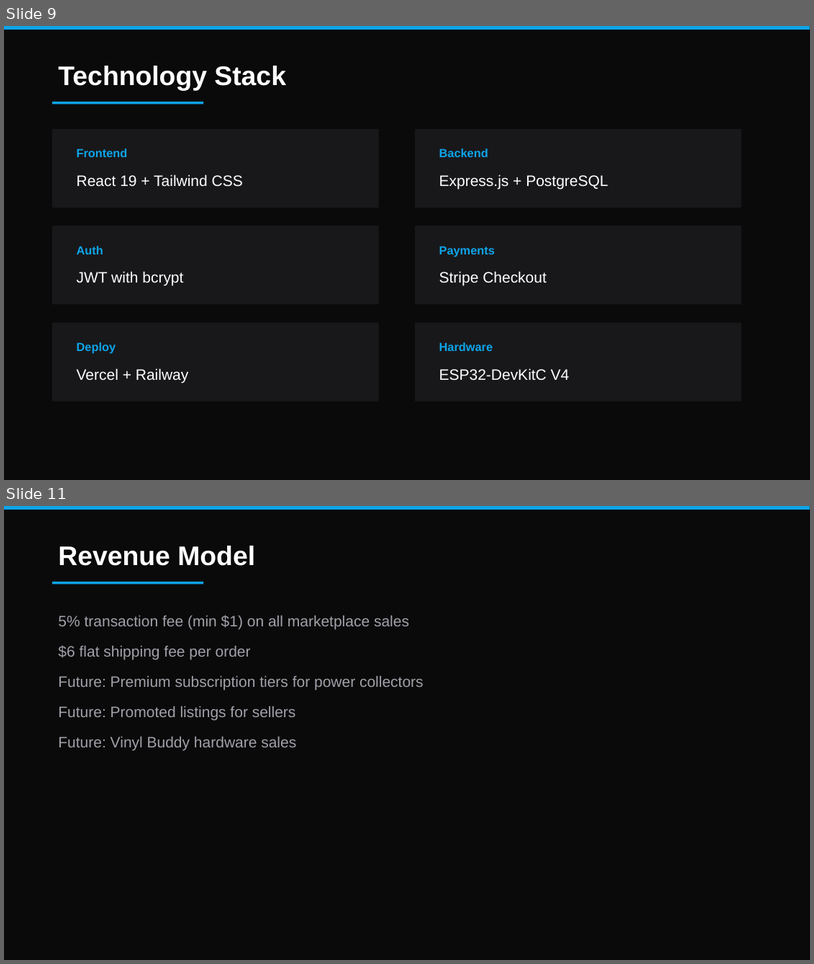
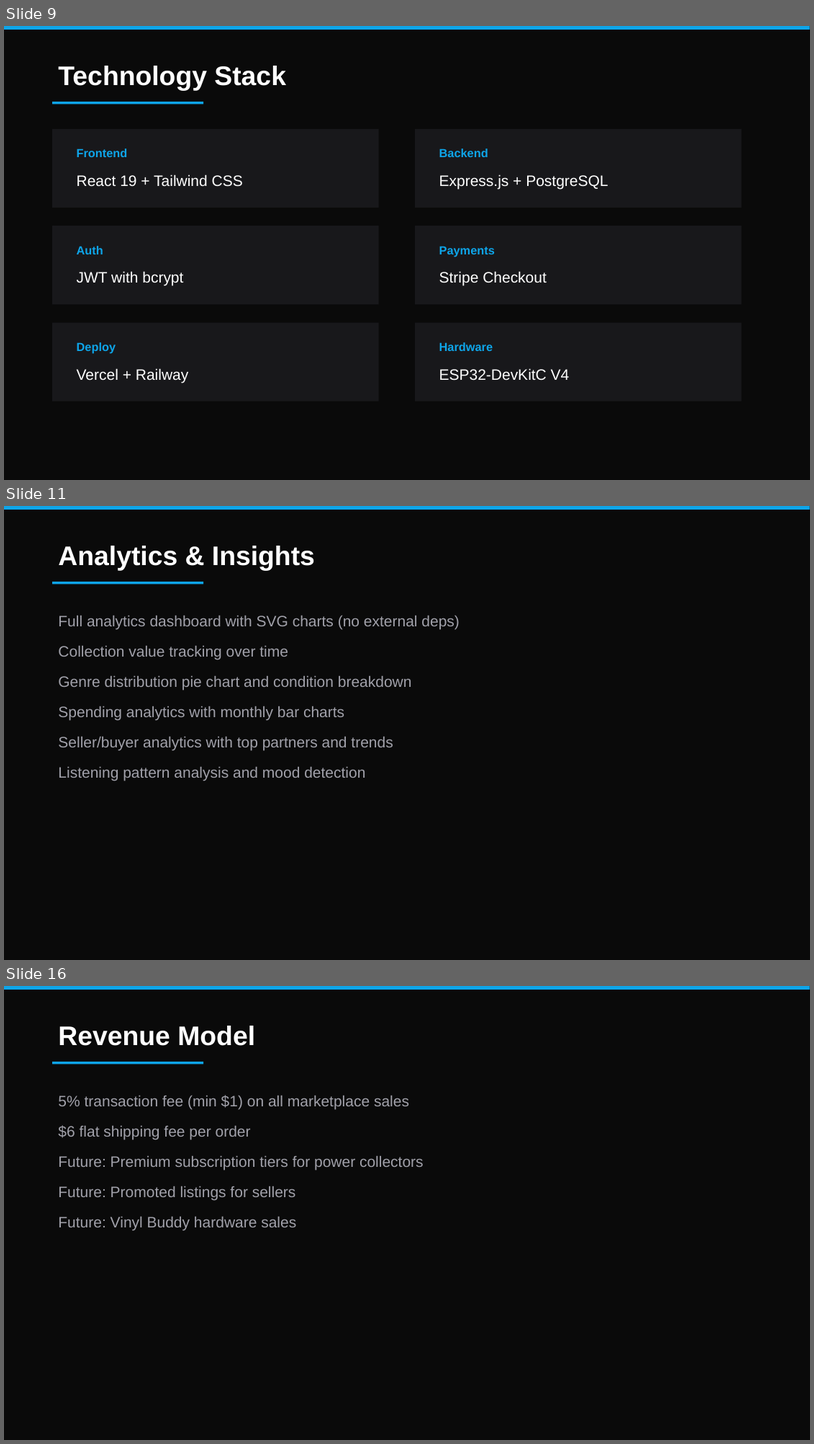
Before and after one commit to colelevy08/groovestack, a slide deck: GrooveStack_Overview.pptx. Shown one above the other, each under a label of ours: slides 9 and 11 before the commit, slides 9, 11 and 16 after it; the slides between them are not shown. The pictures are 814x964 and 814x1444 pixels, drawn with LibreOffice and Linux fonts; fonts in the diff are those of the drawing. Boxes give left, top, right and bottom in pixels: in the first picture for what was removed or moved away, otherwise in the second. Text is boxed around its words. In the diff, an @@ line names an element or a change of style, - is before the commit and + after.

```diff
--- a/GrooveStack_Overview.pptx
+++ b/GrooveStack_Overview.pptx
@@ slide 11 added at box(4, 506, 810, 960), background #0A0A0A @@
@@ rectangle added at box(4, 506, 810, 510), fill #0EA5E9 @@
@@ text added at box(58, 546, 315, 570), 32 pt, text #FFFFFF, bold @@
+Analytics & Insights
@@ rectangle added at box(52, 582, 203, 584), fill #0EA5E9 @@
@@ text added at box(58, 615, 460, 780), 18 pt, text #A1A1AA @@
+Full analytics dashboard with SVG charts (no external deps)
+Collection value tracking over time
+Genre distribution pie chart and condition breakdown
+Spending analytics with monthly bar charts
+Seller/buyer analytics with top partners and trends
+Listening pattern analysis and mood detection
@@ what was slide 11 is now slide 16 @@
```
Also in this commit, not shown: 2 slides changed, 4 other slides added, 1 other file.
